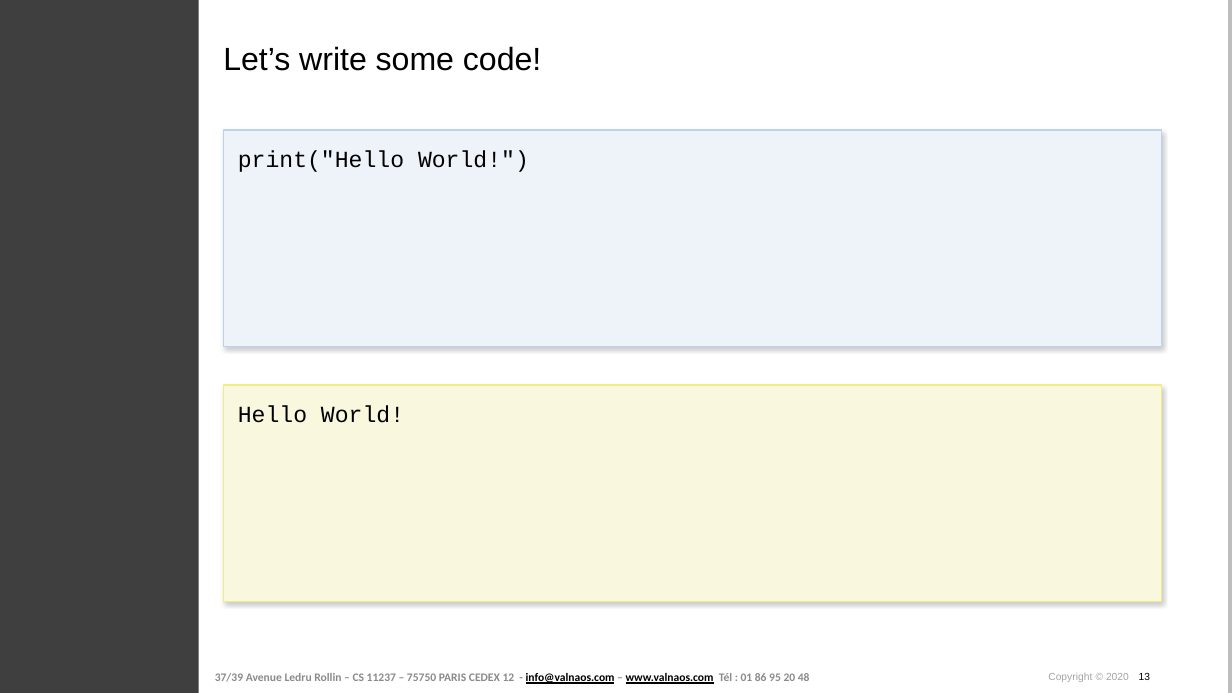
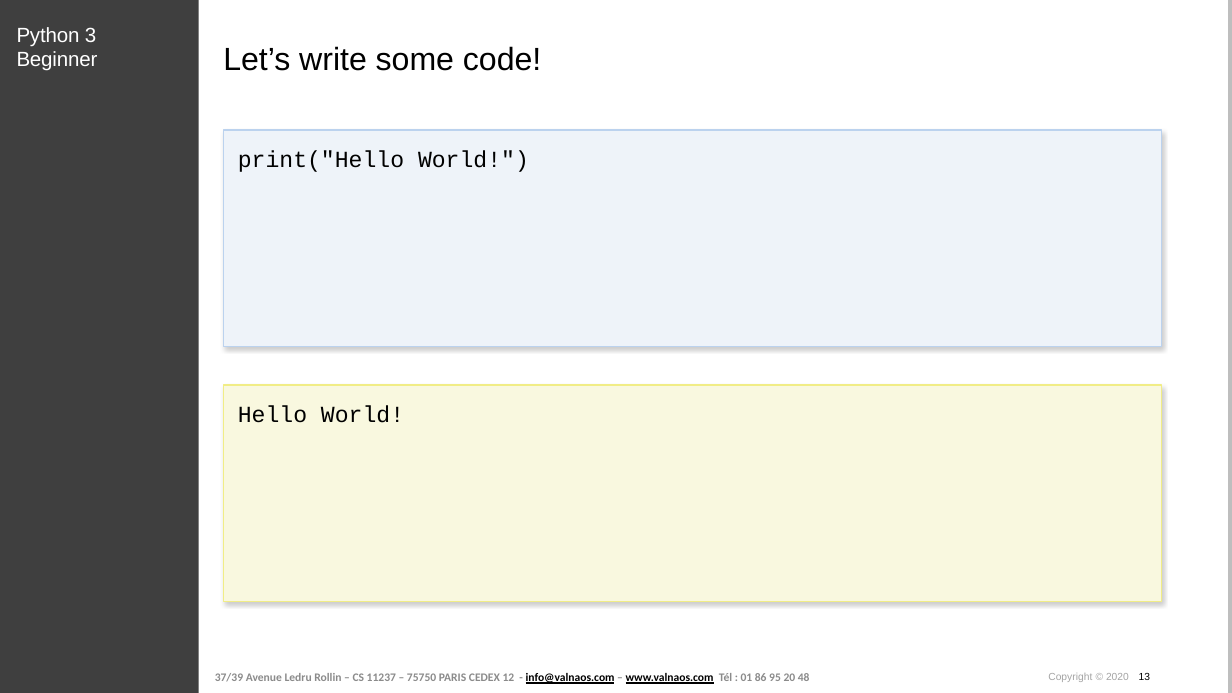
Before and after one commit to cstar-industries/python-3-beginner, a slide deck: slide 13 of 001-First-Steps/First Steps.pptx. Drawn at 1232x693 pixels with LibreOffice and Linux fonts; fonts in the diff are those of the drawing; background and template pictures are left out. Boxes give left, top, right and bottom in pixels: in the first picture for what was removed or moved away, otherwise in the second. Text is boxed around its words. In the diff, an @@ line names an element or a change of style, - is before the commit and + after.

```diff
--- a/001-First-Steps/First Steps.pptx
+++ b/001-First-Steps/First Steps.pptx
@@ text added at [17, 27, 98, 71], 16 pt, text #FFFFFF @@
+Python 3 Beginner
```
Also in this commit, not shown: 2 other slides changed, 20 slides added.
